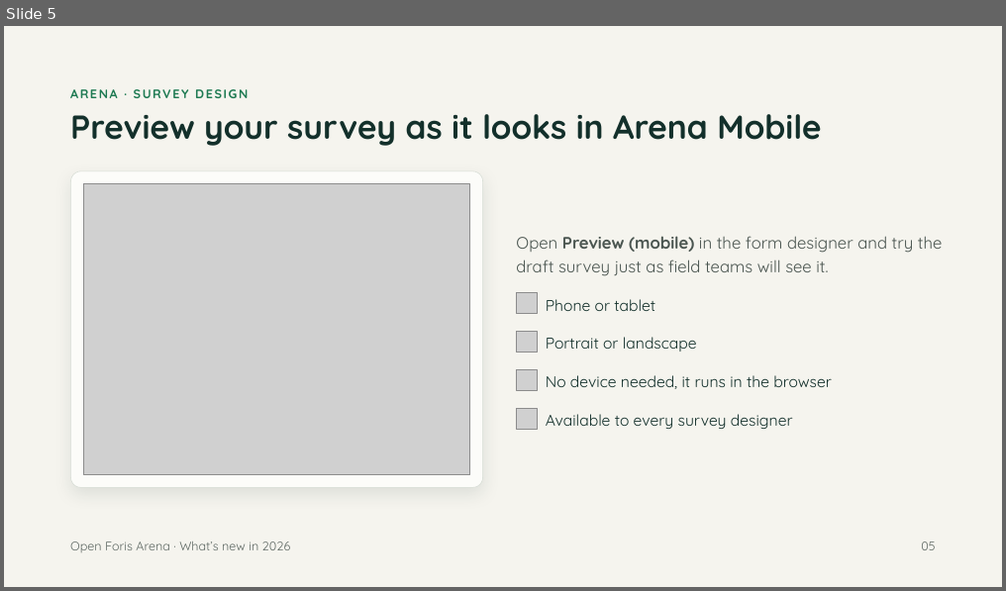
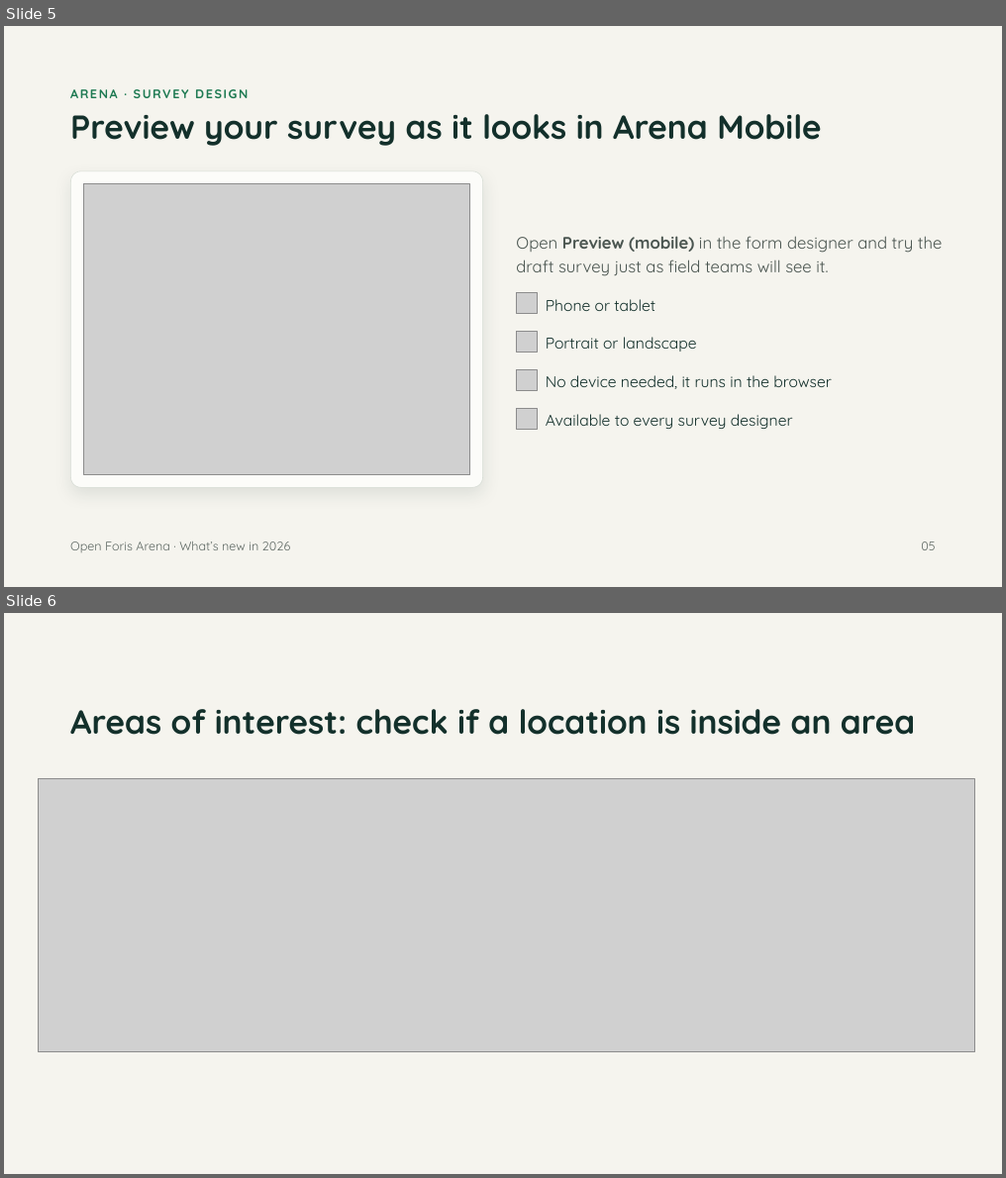
Before and after one commit to openforis/arena, a slide deck: docs/whats-new-2026/arena-whats-new-2026.pptx. Shown one above the other, each under a label of ours: slide 5 before the commit, slides 5 and 6 after it. The pictures are 1006x591 and 1006x1178 pixels, drawn with LibreOffice and Linux fonts; fonts in the diff are those of the drawing; grey boxes stand for pictures. Boxes give left, top, right and bottom in pixels: in the first picture for what was removed or moved away, otherwise in the second. Text is boxed around its words. In the diff, an @@ line names an element or a change of style, - is before the commit and + after.

```diff
--- a/docs/whats-new-2026/arena-whats-new-2026.pptx
+++ b/docs/whats-new-2026/arena-whats-new-2026.pptx
@@ slide 6 added at [4,613,1002,1174], background #F5F4EE @@
@@ title added at [70,709,915,735], 32 pt, text #13302B, bold @@
+Areas of interest: check if a location is inside an area
@@ picture added at [39,778,974,1053] @@
```
Also in this commit, not shown: 8 slides changed, 4 other slides added, 8 slides removed, 5 other files.
